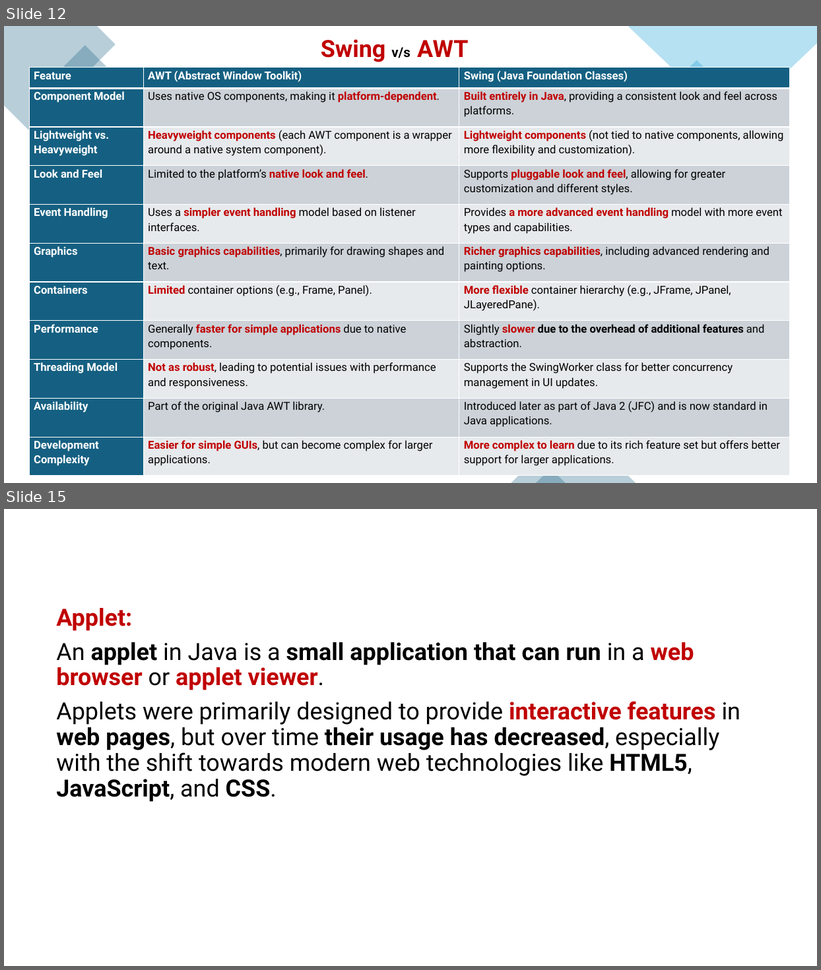
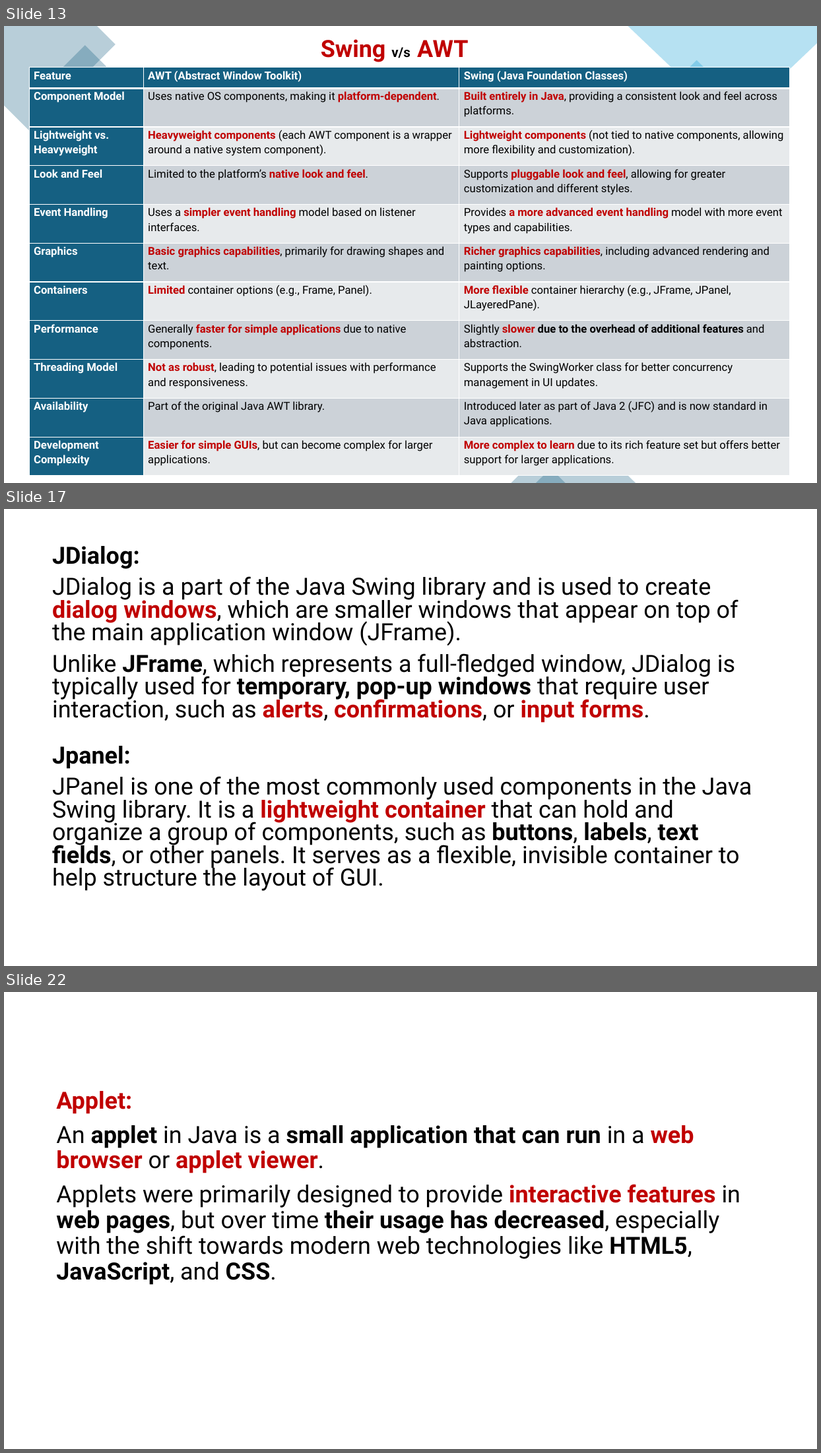
Before and after one commit to PRAMOD-VISHNU-NAIK/MCA-2nd-Sem-Shridevi-College, a slide deck: Theory Class-Notes/Complete Syllabus and Notes/Module-5 GUI and Applet.pptx. Shown one above the other, each under a label of ours: slides 12 and 15 before the commit, slides 13, 17 and 22 after it; the slides between them are not shown. The pictures are 821x970 and 821x1453 pixels, drawn with LibreOffice and Linux fonts; fonts in the diff are those of the drawing. Boxes give left, top, right and bottom in pixels: in the first picture for what was removed or moved away, otherwise in the second. Text is boxed around its words. In the diff, an @@ line names an element or a change of style, - is before the commit and + after.

```diff
--- a/Theory Class-Notes/Complete Syllabus and Notes/Module-5 GUI and Applet.pptx
+++ b/Theory Class-Notes/Complete Syllabus and Notes/Module-5 GUI and Applet.pptx
@@ slide 17 added at box(4, 509, 817, 966), background #FFFFFF @@
@@ text added at box(52, 546, 752, 891), 28 pt, text #000000 @@
+JDialog:
+JDialog is a part of the Java Swing library and is used to create dialog windows, which are smaller windows that appear on top of the main application window (JFrame).
+Unlike JFrame, which represents a full-fledged window, JDialog is typically used for temporary, pop-up windows that require user interaction, such as alerts, confirmations, or input forms.
+Jpanel:
+JPanel is one of the most commonly used components in the Java Swing library. It is a lightweight container that can hold and organize a group of components, such as buttons, labels, text fields, or other panels. It serves as a flexible, invisible container to help structure the layout of GUI.
@@ what was slide 12 is now slide 13 @@
@@ what was slide 15 is now slide 22 @@
```
Also in this commit, not shown: 1 slide changed, 4 other slides added, 1 slide removed, 6 other files.
